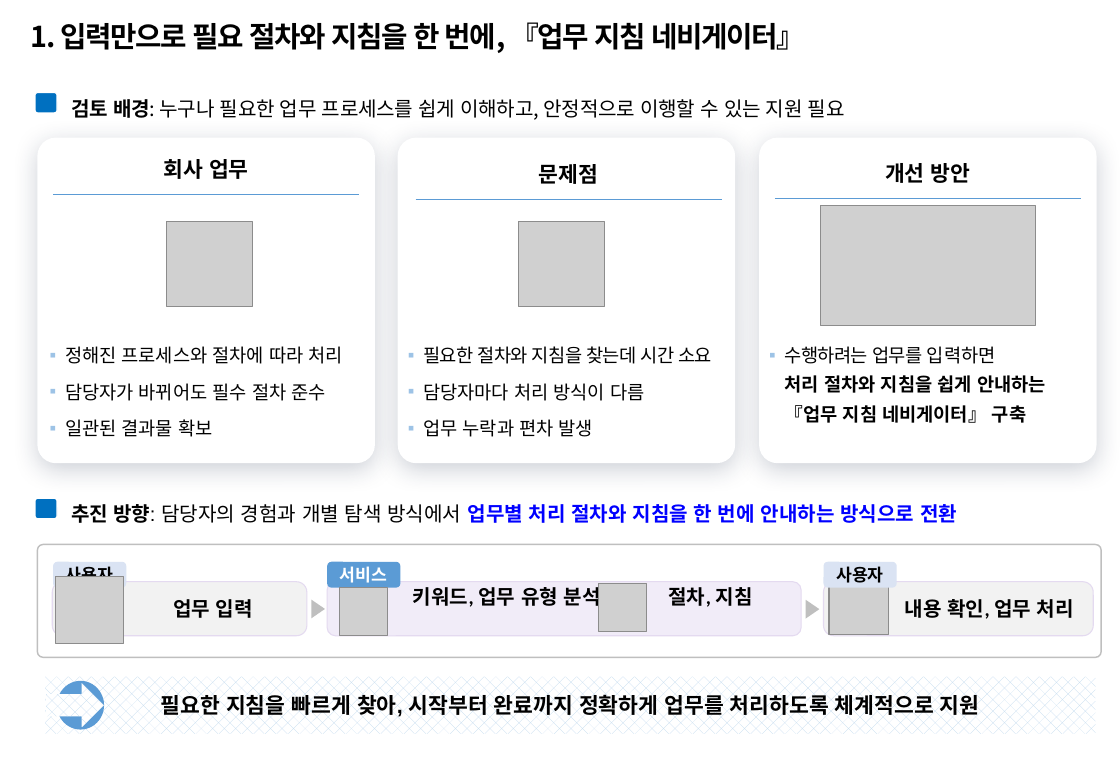
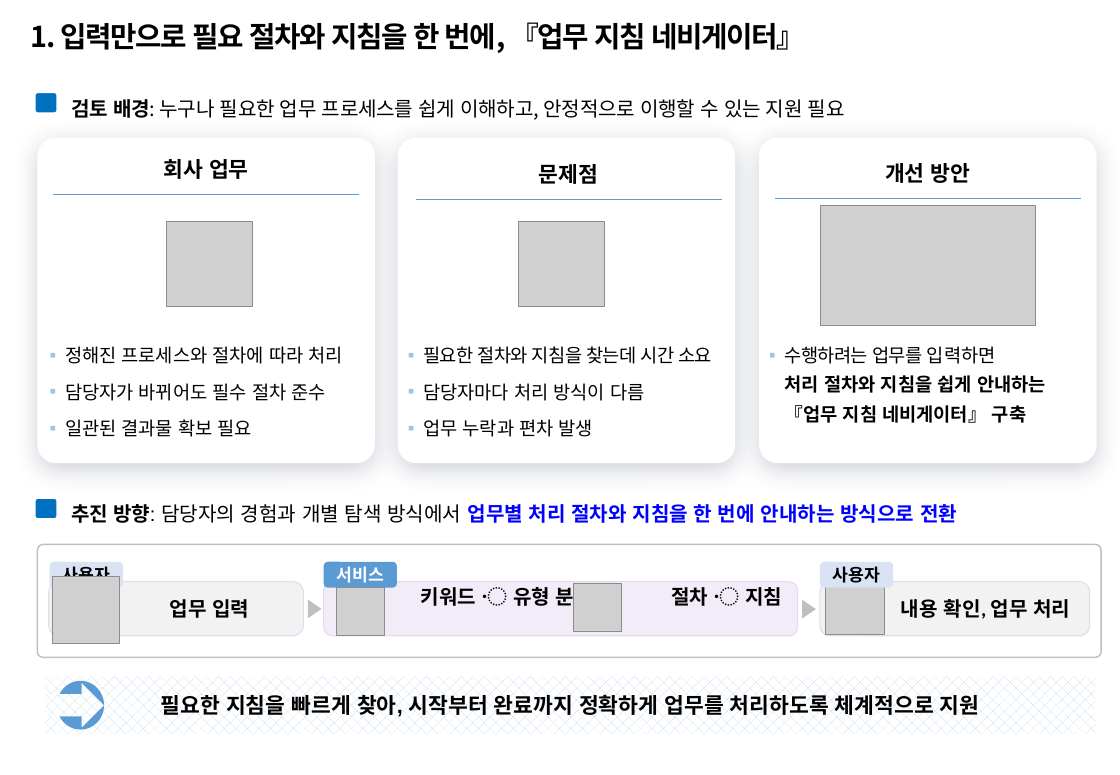
Before and after one commit to temmi81-hue/department-rag-eval, a slide deck: slide 2 of presentation/260916_AI활용_업무지침네비게이터_4차 수정.pptx. Drawn at 1120x775 pixels with LibreOffice and Linux fonts; fonts in the diff are those of the drawing; grey boxes stand for pictures; background and template pictures are left out. Boxes give left, top, right and bottom in pixels: in the first picture for what was removed or moved away, otherwise in the second. Text is boxed around its words. In the diff, an @@ line names an element or a change of style, - is before the commit and + after.

```diff
--- a/presentation/260916_AI활용_업무지침네비게이터_4차 수정.pptx
+++ b/presentation/260916_AI활용_업무지침네비게이터_4차 수정.pptx
@@ text at [65, 419, 252, 437]: text changed @@
-▪ 일관된 결과물 확보
+▪ 일관된 결과물 확보 필요
@@ text in rounded rectangle at [421, 583, 782, 610]: text changed @@
-키워드, 업무 유형 분석 절차, 지침 안내
+키워드 〮 유형 분석 절차 〮 지침 안내
@@ picture: place and size @@
-picture at [599, 584, 647, 633]
+picture at [574, 584, 623, 633]
@@ 3 rounded rectangles, 2 pictures, 2 triangles: place and size @@
-3 rounded rectangles, 2 pictures, 2 triangles at [53, 563, 1094, 636]
+3 rounded rectangles, 2 pictures, 2 triangles at [49, 563, 1090, 636]
```
Also in this commit, not shown: 3 other slides changed, 2 other files.
